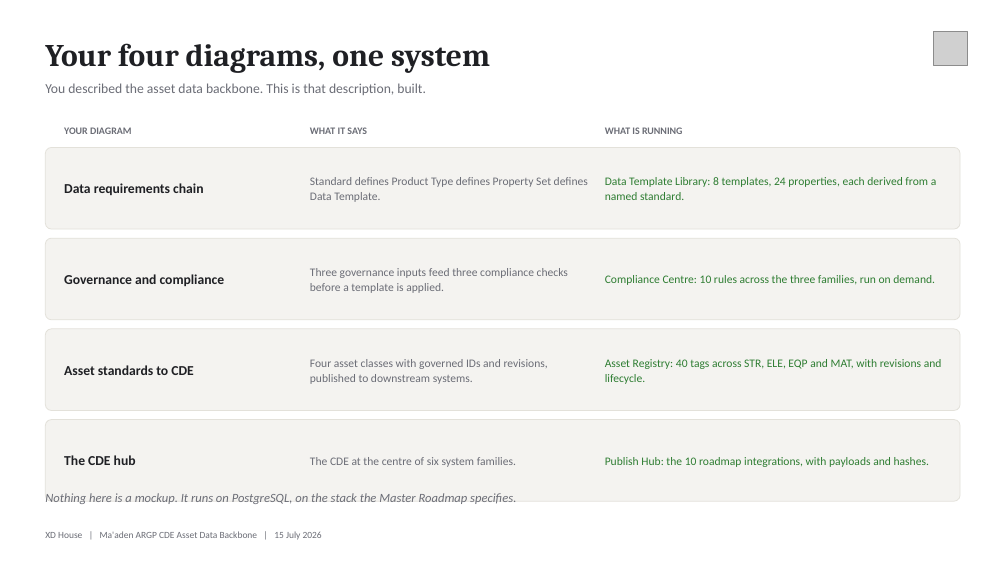
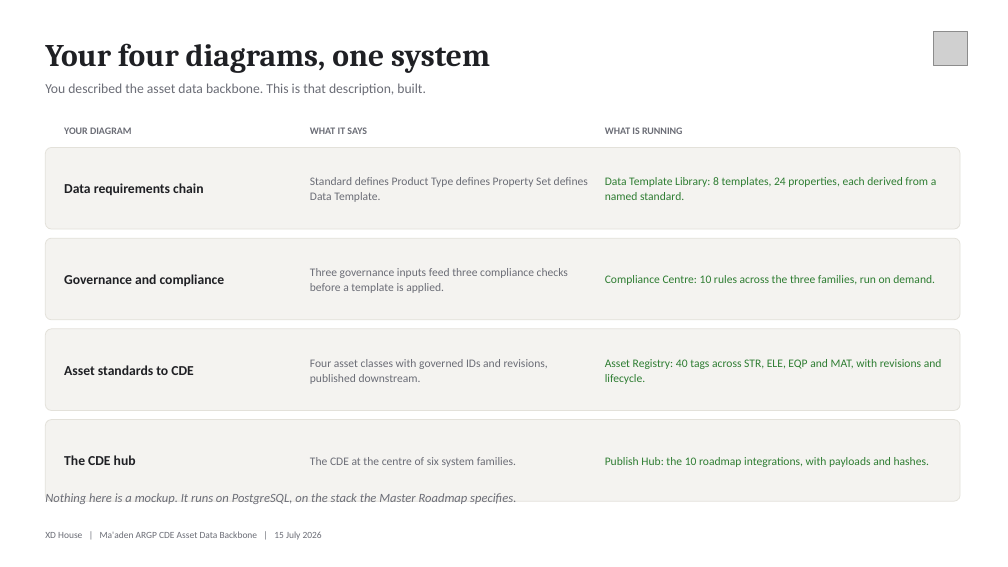
Before and after one commit to XDH-AngelBalilo/XDH_Maaden, a slide deck: slide 2 of RFQ Doc/2026.07.15 CDE Demo Deck/Maaden ARGP - CDE Demo.pptx. Drawn at 1008x567 pixels with LibreOffice and Linux fonts; fonts in the diff are those of the drawing; grey boxes stand for pictures. Boxes give left, top, right and bottom in pixels: in the first picture for what was removed or moved away, otherwise in the second. Text is boxed around its words. In the diff, an @@ line names an element or a change of style, - is before the commit and + after.

```diff
--- a/RFQ Doc/2026.07.15 CDE Demo Deck/Maaden ARGP - CDE Demo.pptx
+++ b/RFQ Doc/2026.07.15 CDE Demo Deck/Maaden ARGP - CDE Demo.pptx
@@ text at (310, 359, 548, 384): text changed @@
-Four asset classes with governed IDs and revisions, published to downstream systems.
+Four asset classes with governed IDs and revisions, published downstream.
```
Also in this commit, not shown: 5 other slides changed, 2 slides added, 2 slides removed, 15 other files.
